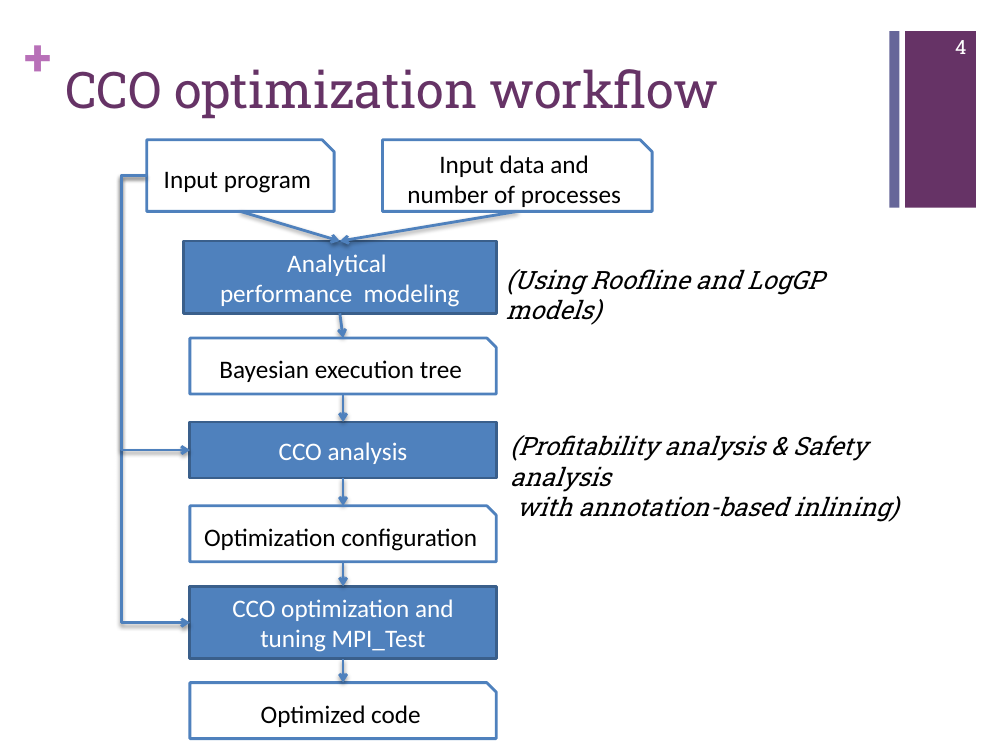
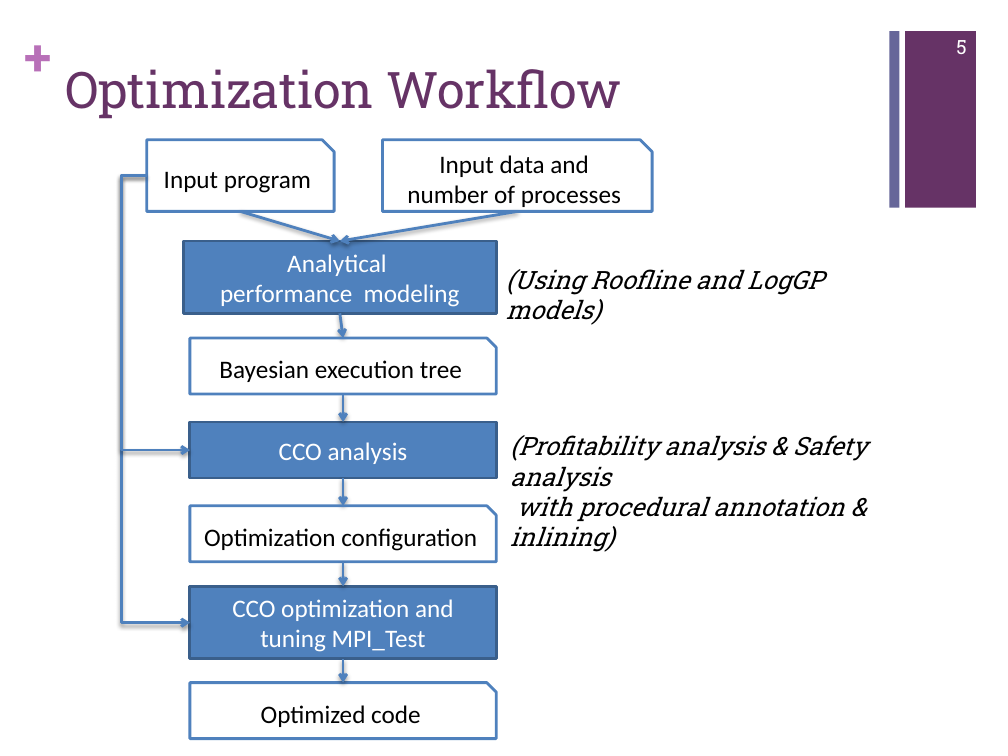
Before and after one commit to jichi-uccs/cco-paper, a slide deck: slide 5 of slides.pptx (slide 4 before the commit). Drawn at 1008x756 pixels with LibreOffice and Linux fonts; fonts in the diff are those of the drawing. Boxes give left, top, right and bottom in pixels: in the first picture for what was removed or moved away, otherwise in the second. Text is boxed around its words. In the diff, an @@ line names an element or a change of style, - is before the commit and + after.

```diff
--- a/slides.pptx
+++ b/slides.pptx
@@ page number at box(956, 40, 966, 54): text changed @@
-4
+5
@@ title at box(65, 69, 621, 119): text changed @@
-CCO optimization workflow
+Optimization Workflow
@@ text at box(510, 491, 844, 552): text changed @@
-with annotation-based inlining)
+with procedural annotation & inlining)
```
Also in this commit, not shown: 11 other slides changed, 2 slides added.
